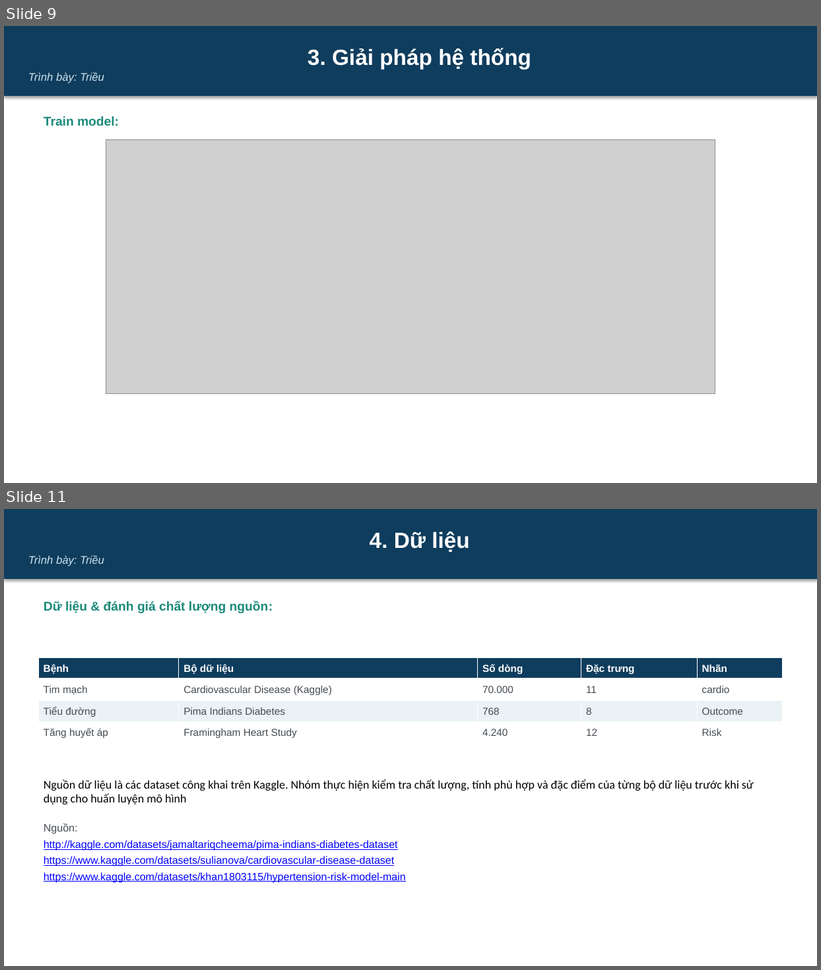
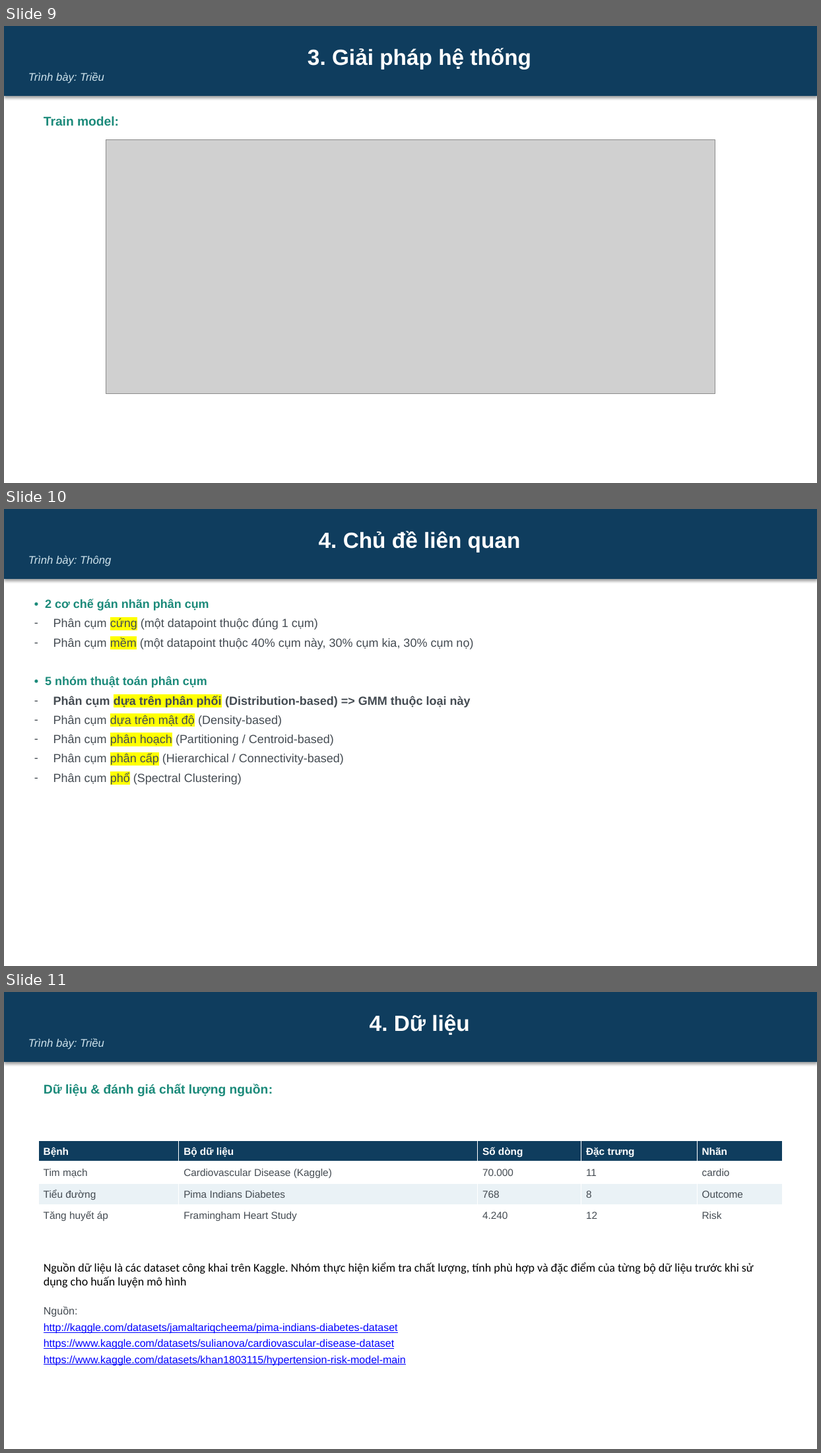
Before and after one commit to dinhdatthong1809/gaussian-mixture-model, a slide deck: Slide.pptx. Shown one above the other, each under a label of ours: slides 9 and 11 before the commit, slides 9, 10 and 11 after it; the slides between them are not shown. The pictures are 821x970 and 821x1453 pixels, drawn with LibreOffice and Linux fonts; fonts in the diff are those of the drawing; grey boxes stand for pictures. Boxes give left, top, right and bottom in pixels: in the first picture for what was removed or moved away, otherwise in the second. Text is boxed around its words. In the diff, an @@ line names an element or a change of style, - is before the commit and + after.

```diff
--- a/Slide.pptx
+++ b/Slide.pptx
@@ slide 10 added at <box>4,509,817,966</box>, background #FFFFFF @@
@@ rectangle added at <box>4,509,817,579</box>, fill #0F3D5E, 26 pt, text #FFFFFF, bold @@
+4. Chủ đề liên quan
+Trình bày: Thông
@@ text added at <box>45,599,473,785</box>, 14 pt, text #444B52 @@
+• 2 cơ chế gán nhãn phân cụm
+– Phân cụm cứng (một datapoint thuộc đúng 1 cụm)
+– Phân cụm mềm (một datapoint thuộc 40% cụm này, 30% cụm kia, 30% cụm nọ)
+• 5 nhóm thuật toán phân cụm
+– Phân cụm dựa trên phân phối (Distribution-based) => GMM thuộc loại này
+– Phân cụm dựa trên mật độ (Density-based)
+– Phân cụm phân hoạch (Partitioning / Centroid-based)
+– Phân cụm phân cấp (Hierarchical / Connectivity-based)
+– Phân cụm phổ (Spectral Clustering)
```
Also in this commit, not shown: 2 slides changed, 1 slide removed, 1 other file.
